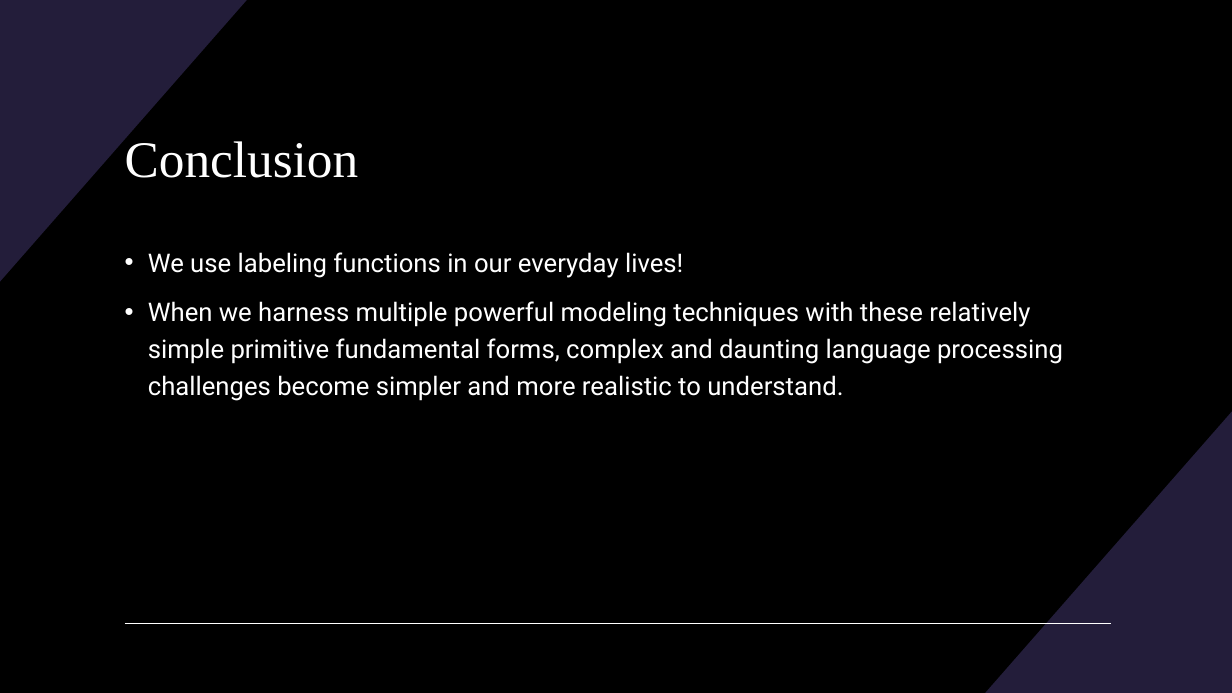
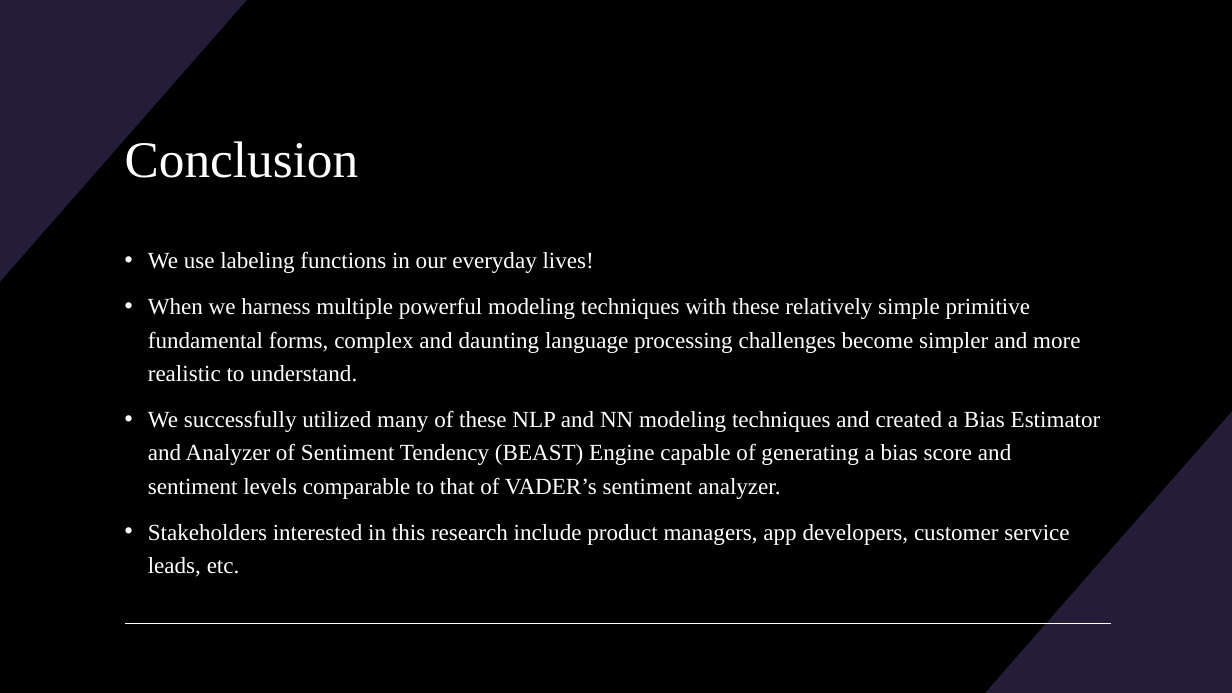
Before and after one commit to BenjaminRocco/Capstone_Project, a slide deck: slide 17 of Capstone_Presentation.pptx (slide 12 before the commit). Drawn at 1232x693 pixels with LibreOffice and Linux fonts; fonts in the diff are those of the drawing. Boxes give left, top, right and bottom in pixels: in the first picture for what was removed or moved away, otherwise in the second. Text is boxed around its words. In the diff, an @@ line names an element or a change of style, - is before the commit and + after.

Commit message:
multiple changes

```diff
--- a/Capstone_Presentation.pptx
+++ b/Capstone_Presentation.pptx
@@ text at [148, 251, 1080, 382]: size 20 to 18 pt, font Roboto to Times New Roman in "We use labeling functions in our everyday ...", "When we harness multiple powerful modeling techniques ..." @@
@@ text at [148, 410, 1101, 577]: paragraphs added @@
+• We successfully utilized many of these NLP and NN modeling techniques and created a Bias Estimator and Analyzer of Sentiment Tendency (BEAST) Engine capable of generating a bias score and sentiment levels comparable to that of VADER’s sentiment analyzer.
+• Stakeholders interested in this research include product managers, app developers, customer service leads, etc.
```
Also in this commit, not shown: 8 other slides changed, 5 slides added, 13 other files.
